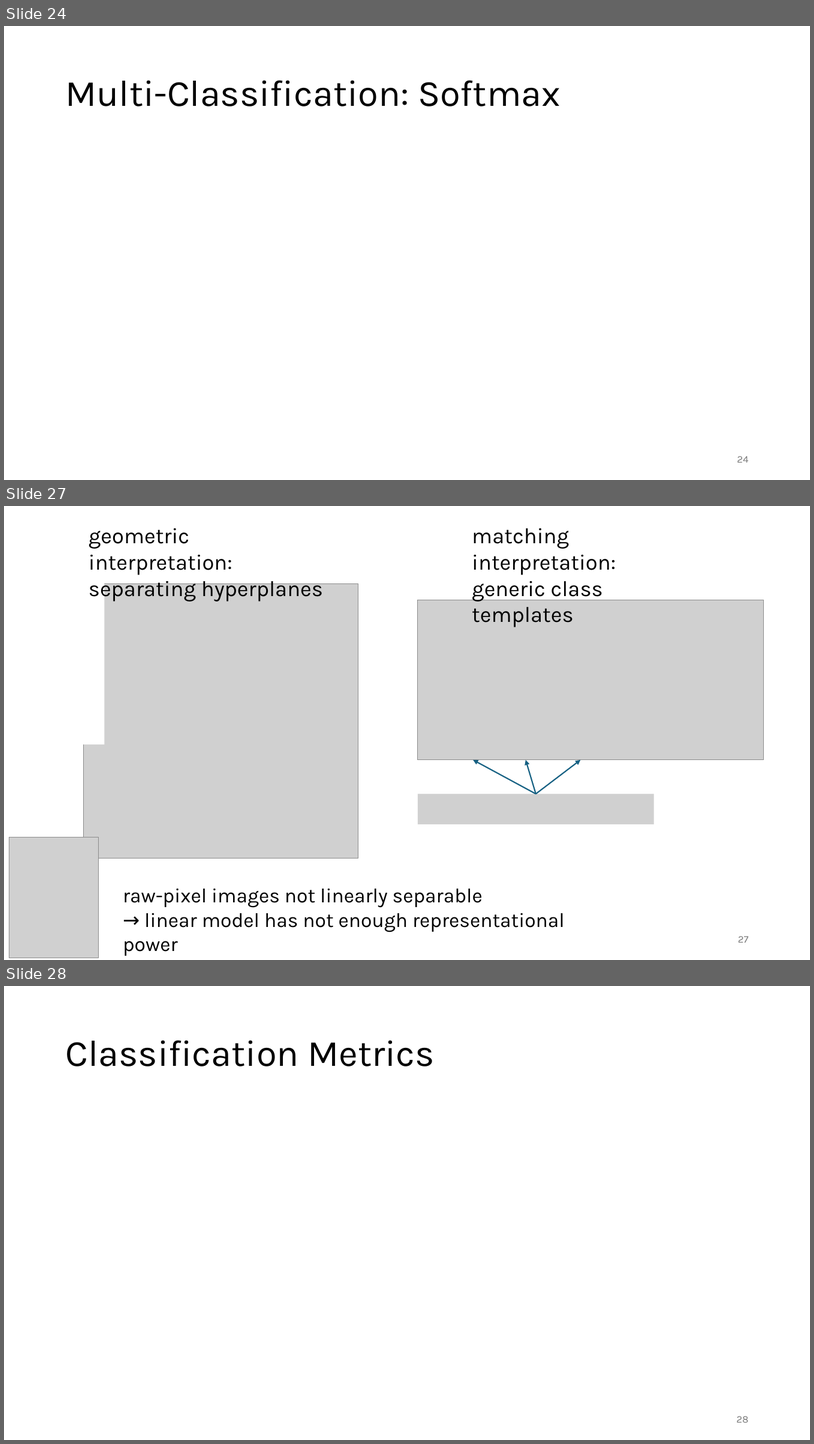
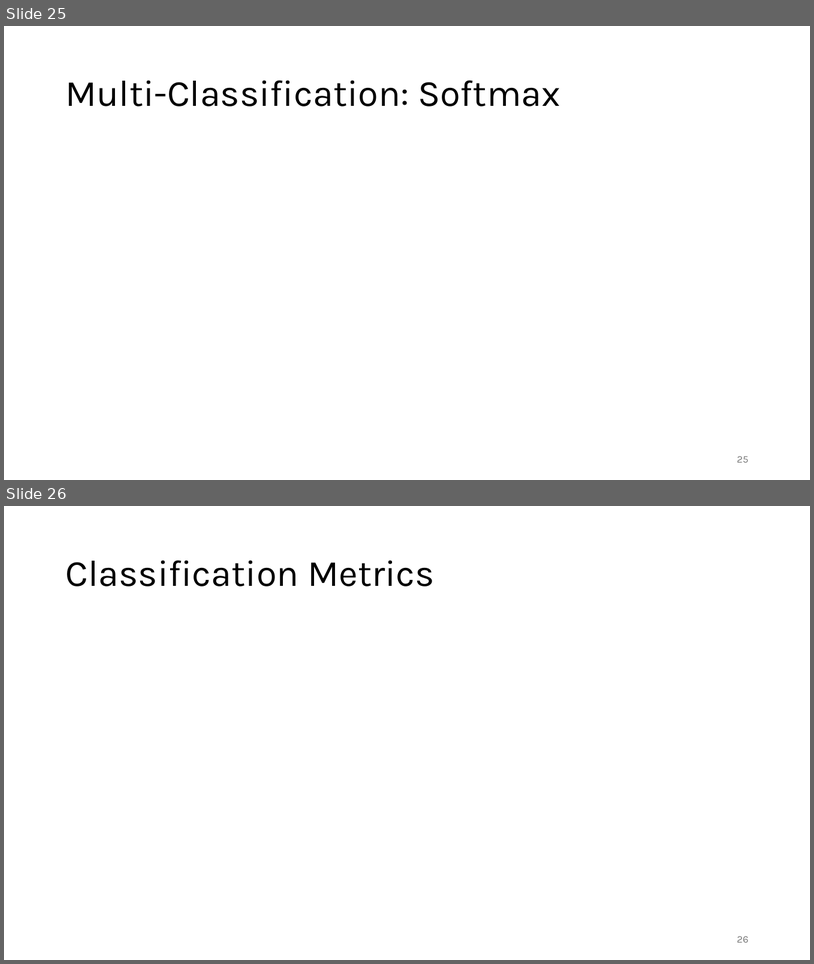
Before and after one commit to FelixWick/data_science, a slide deck: slides/5_ML.pptx. Shown one above the other, each under a label of ours: slides 24, 27 and 28 before the commit, slides 25 and 26 after it; the slides between them are not shown. The pictures are 814x1444 and 814x964 pixels, drawn with LibreOffice and Linux fonts; fonts in the diff are those of the drawing; grey boxes stand for pictures. Boxes give left, top, right and bottom in pixels: in the first picture for what was removed or moved away, otherwise in the second. Text is boxed around its words. In the diff, an @@ line names an element or a change of style, - is before the commit and + after.

```diff
--- a/slides/5_ML.pptx
+++ b/slides/5_ML.pptx
@@ slide 27 removed at <box>4,506,810,960</box>, background #FFFFFF @@
@@ text removed at <box>89,528,323,601</box> @@
-geometric interpretation:
-separating hyperplanes
@@ text removed at <box>472,528,616,627</box> @@
-matching interpretation:
-generic class templates
@@ rectangle removed at <box>72,578,104,744</box> @@
@@ picture removed at <box>83,584,358,858</box> @@
@@ picture removed at <box>418,600,764,760</box> @@
@@ arrow removed from (536, 794) to (473, 759) @@
@@ arrow removed from (536, 794) to (526, 759) @@
@@ arrow removed from (536, 794) to (581, 759) @@
@@ picture removed at <box>418,794,654,824</box> @@
@@ picture removed at <box>9,837,98,957</box> @@
@@ text removed at <box>123,888,565,932</box> @@
-raw-pixel images not linearly separable
-→ linear model has not enough representational power
@@ page number removed at <box>738,936,749,942</box> @@
-27
@@ what was slide 24 is now slide 25 @@
@@ page number at <box>737,456,749,462</box>: text changed @@
-24
+25
@@ what was slide 28 is now slide 26 @@
```
Also in this commit, not shown: 14 slides changed, 1 slide added, 4 other slides removed, 8 other files.
